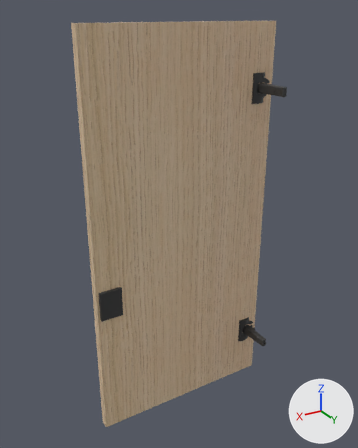
An edit to the glTF model 2025-284-C01-Vitrineskap/sim/Benk_A_dor_venstre.glb, drawn before and after from the same camera.
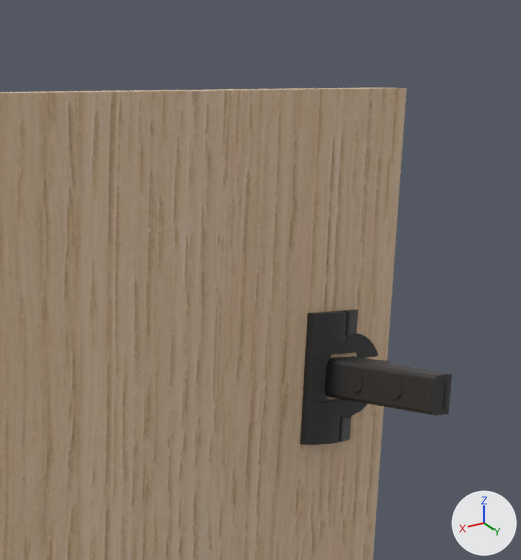
The first picture shows the older version from a 50 mm lens placed at (756.0, 186.0, 896.0), pointed at (290.0, -590.0, 508.0). The close-ups show the older and then the newer version on the part from 51% to 85% of the width and 0% to 29% of the height of that picture. Only the edits that show in the close-ups are written down. The axes (+X, +Y, +Z) are drawn at lower right. The lights are the same throughout.

Script lines for the objects in view, before the commit:
```python
me_blum_71b3590 = bpy.data.meshes.new('BLUM_71B3590')
me_blum_71b3590.from_pydata(...)  # 1701 vertices, 3386 faces; spans x -31.9..10.4, y -28.5..28.5, z -51.3..29.4
me_blum_71b3590.materials.append(mat_beslag_sort)  # dark grey #3f3f3f
me_mesh_0 = bpy.data.meshes.new('Mesh_0')
me_mesh_0.from_pydata(...)  # a box spanning x 83.0..476.0, y -600.0..-581.0, z 82.0..878.0, material slot 0; a box spanning x 426.0..446.0, y -625.0..-600.0, z 790.0..810.0, material slot 1; a box spanning x 426.0..471.0, y -581.0..-575.0, z 350.0..410.0, material slot 1
me_mesh_0.materials.append(mat_eik_eik_1_5___hvitpigmentert)  # picture img_image_0
me_mesh_0.materials.append(mat_beslag_sort)  # dark grey #3f3f3f
ob_2025_284_vitrineskap = bpy.data.objects.new('2025-284 Vitrineskap', me_mesh_0)
ob_2025_284_vitrineskap.location = (0.0, 0.0, 0.0)
ob_benk_a_dør_venstre_hengsel_z758_blum_71b3590 = bpy.data.objects.new('Benk A dør venstre hengsel z758 Blum 71B3590', me_blum_71b3590)
ob_benk_a_dør_venstre_hengsel_z758_blum_71b3590.location = (99.0, -542.7, 758.5)
ob_benk_a_dør_venstre_hengsel_z758_blum_71b3590.rotation_euler = (1.571, 0.0, 3.142)  # degrees (90, 0, 180)
```
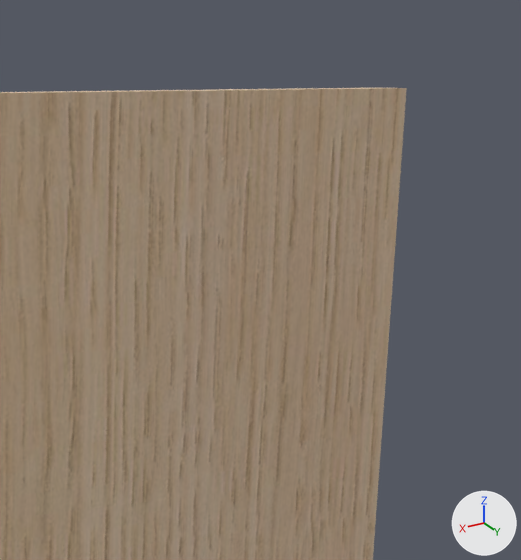
Boxes [x1, y1, x2, y2] around the edits, measured in the close-ups (521 x 560 px):
'Benk A dør venstre hengsel z758 Blum 71B3590', deleted: before [300, 310, 452, 445]

The change, as a list of edits to the scene's bpy script:
```text
Remove ob_benk_a_dør_venstre_hengsel_z758_blum_71b3590:
    ob_benk_a_dør_venstre_hengsel_z758_blum_71b3590 = bpy.data.objects.new('Benk A dør venstre hengsel z758 Blum 71B3590', me_blum_71b3590)
    ob_benk_a_dør_venstre_hengsel_z758_blum_71b3590.location = (99.0, -542.7, 758.5)
    ob_benk_a_dør_venstre_hengsel_z758_blum_71b3590.rotation_euler = (1.571, 0.0, 3.142)  # degrees (90, 0, 180)
```
